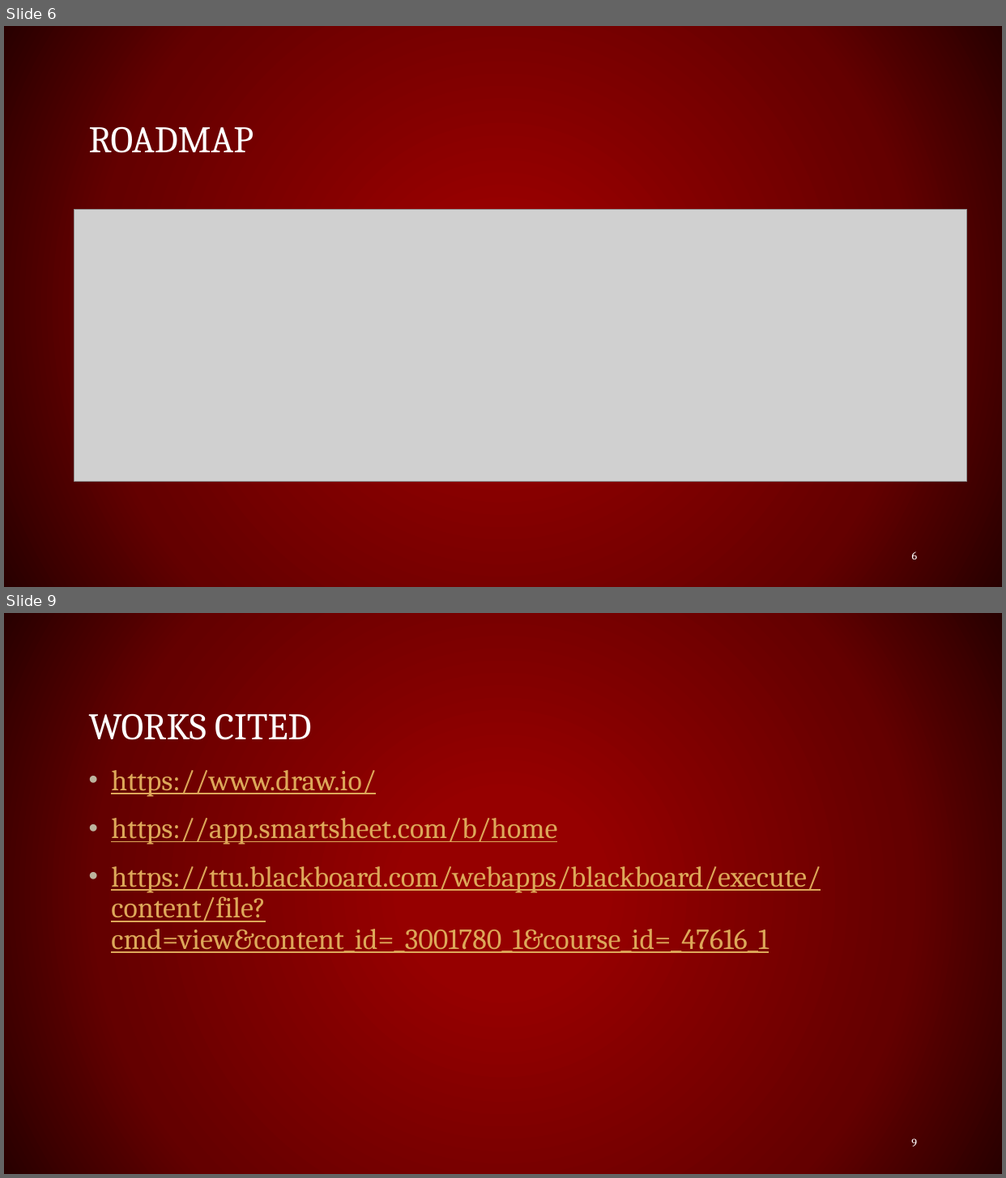
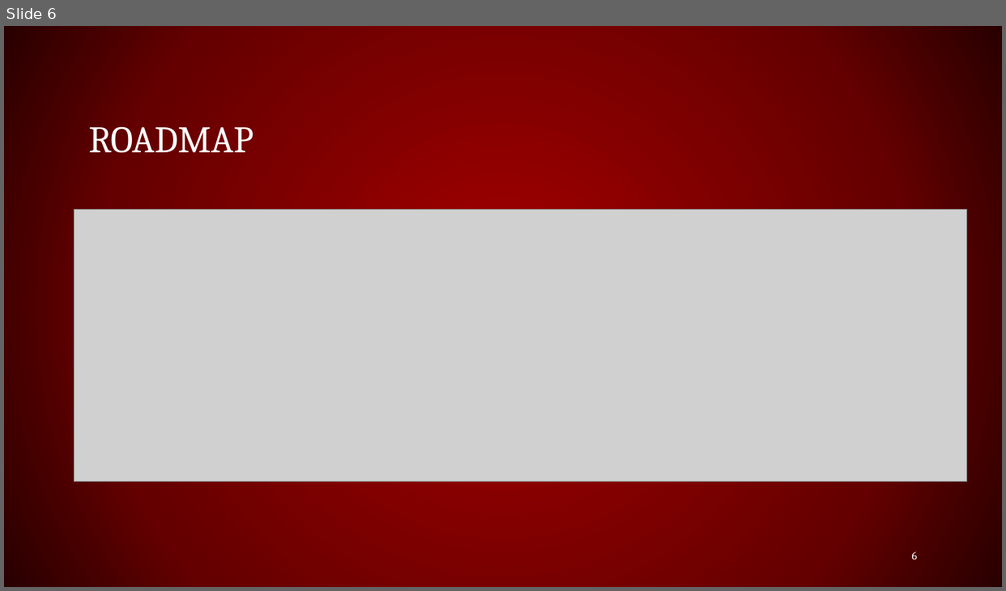
Before and after one commit to lmilam/Project-Lab-1-Group-4-, a slide deck: Group4Prez.pptx. Shown one above the other, each under a label of ours: slides 6 and 9 before the commit, slide 6 after it; the slides between them are not shown. The pictures are 1006x1178 and 1006x591 pixels, drawn with LibreOffice and Linux fonts; fonts in the diff are those of the drawing; grey boxes stand for pictures. Boxes give left, top, right and bottom in pixels: in the first picture for what was removed or moved away, otherwise in the second. Text is boxed around its words. In the diff, an @@ line names an element or a change of style, - is before the commit and + after.

```diff
--- a/Group4Prez.pptx
+++ b/Group4Prez.pptx
@@ slide 9 removed at [4,613,1002,1174], background gradient #960000 to #650000 to #290000 @@
@@ title removed at [89,713,311,740] @@
-WORKS CITED
@@ text removed at [111,770,820,956] @@
-• https://www.draw.io/
-• https://app.smartsheet.com/b/home
-• https://ttu.blackboard.com/webapps/blackboard/execute/content/file?cmd=view&content_id=_3001780_1&course_id=_47616_1
@@ page number removed at [911,1139,917,1147] @@
-9
```
Also in this commit, not shown: 6 slides changed, 1 slide added.
